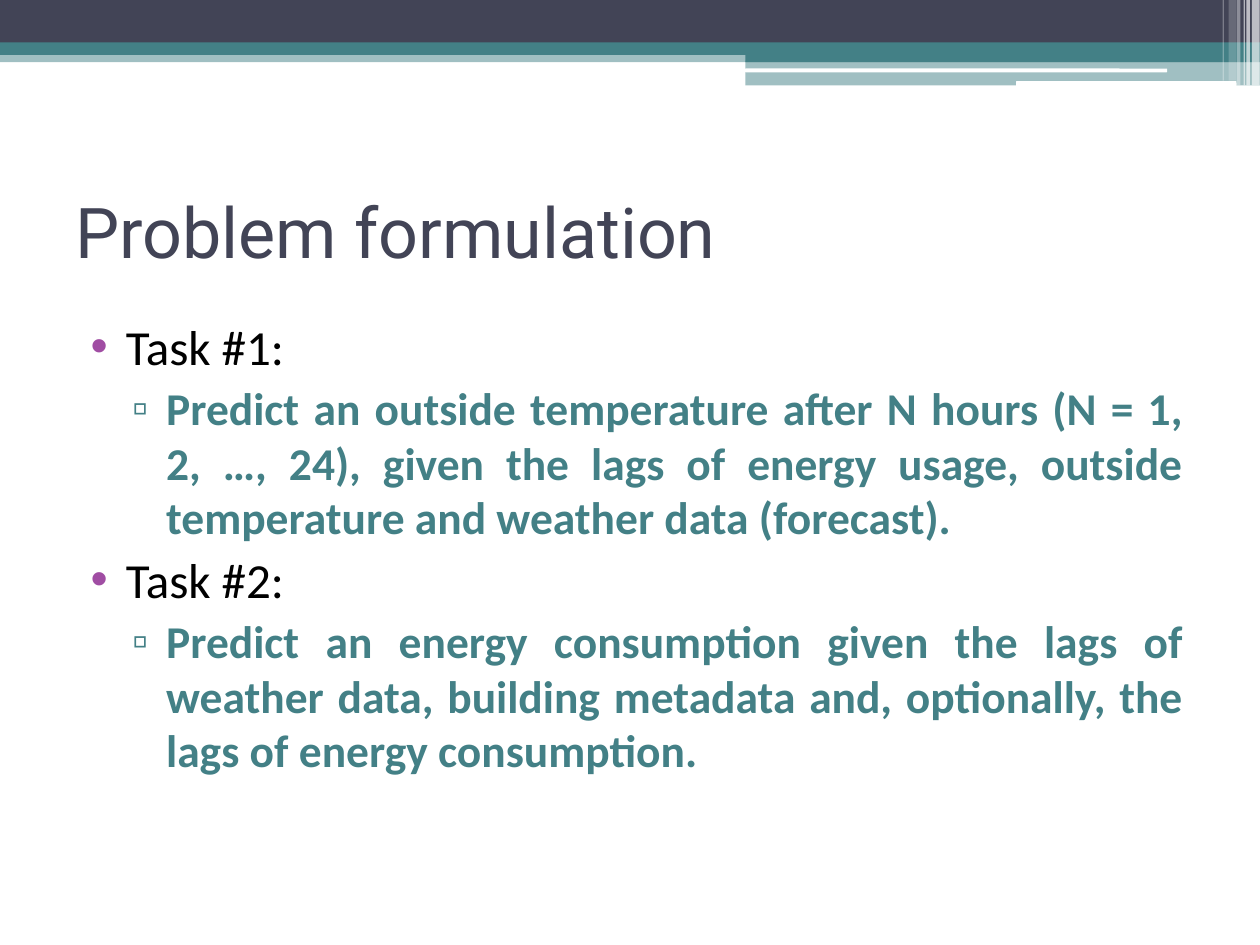
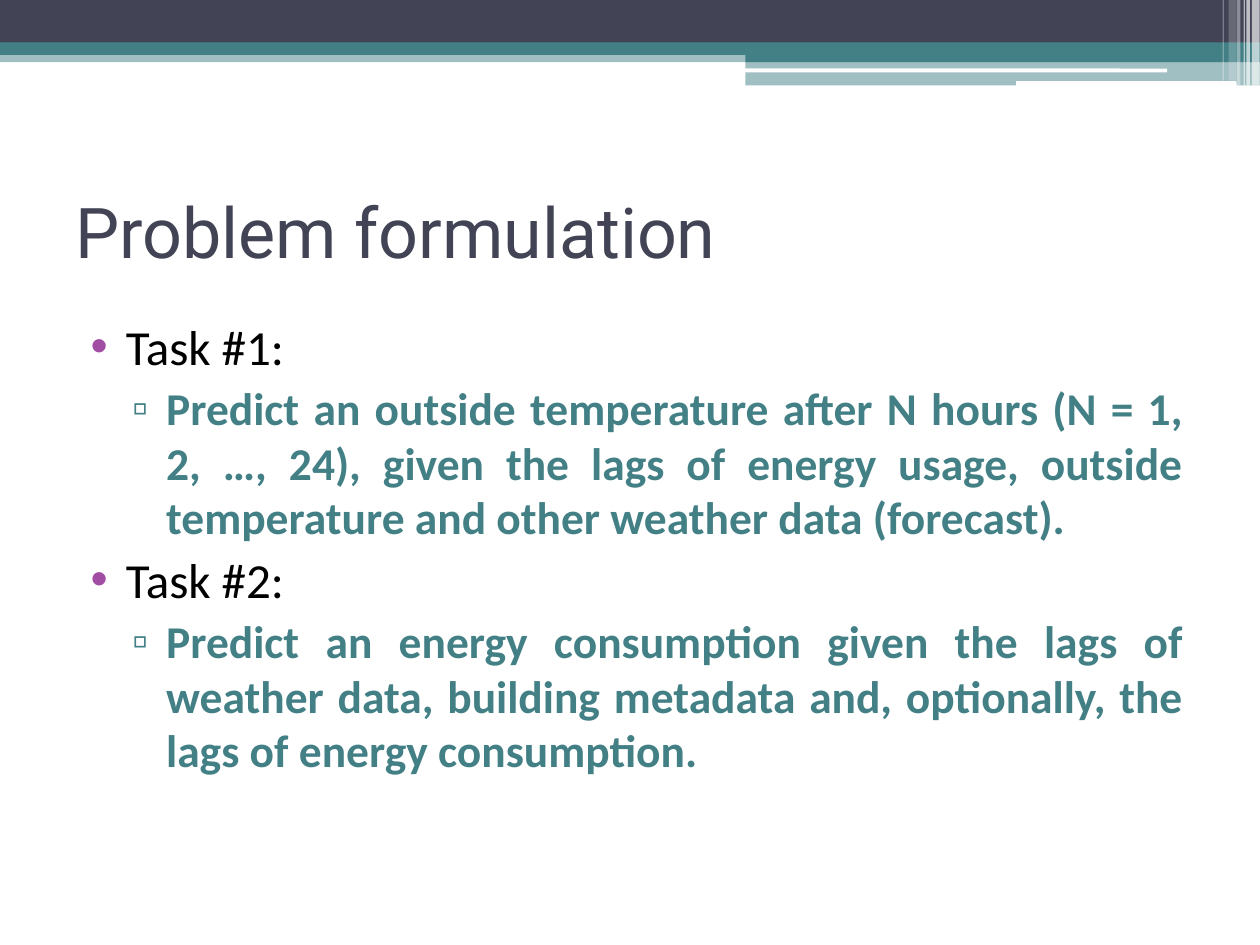
Before and after one commit to TarasKutsyk/ML-for-Automation-Project, a slide deck: slide 5 of Presentation ASHRAE.pptx. Drawn at 1260x945 pixels with LibreOffice and Linux fonts; fonts in the diff are those of the drawing. Boxes give left, top, right and bottom in pixels: in the first picture for what was removed or moved away, otherwise in the second. Text is boxed around its words. In the diff, an @@ line names an element or a change of style, - is before the commit and + after.

```diff
--- a/Presentation ASHRAE.pptx
+++ b/Presentation ASHRAE.pptx
@@ text at (166, 391, 1183, 541): text changed @@
-  ▫ Predict an outside temperature after N hours (N = 1, 2, …, 24), given the lags of energy usage, outside temperature and weather data (forecast).
+  ▫ Predict an outside temperature after N hours (N = 1, 2, …, 24), given the lags of energy usage, outside temperature and other weather data (forecast).
```
Also in this commit, not shown: 11 other slides changed, 4 slides added, 2 slides removed, 2 other files.
